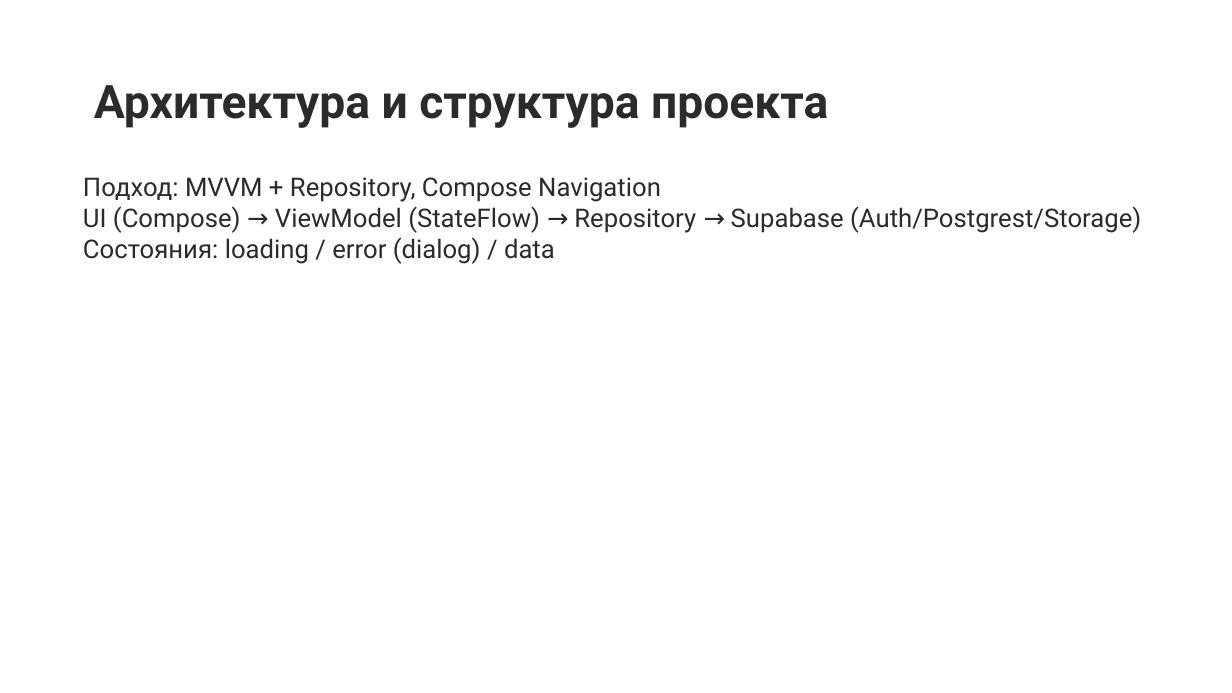
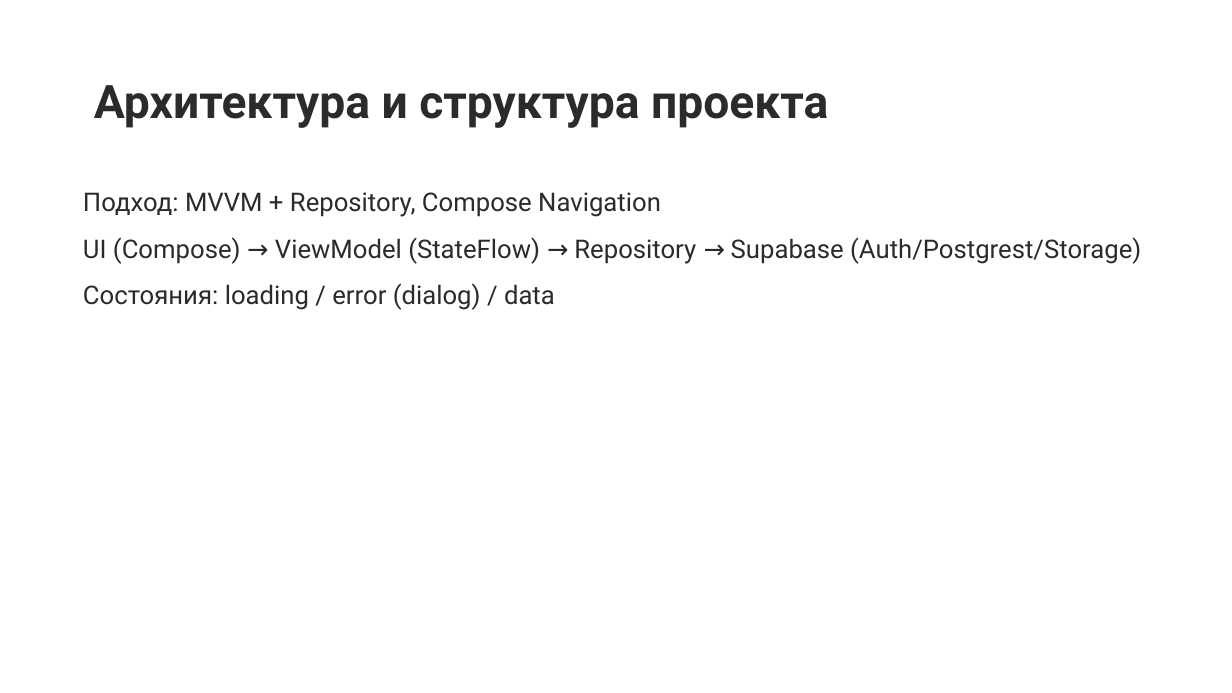
Before and after one commit to parsifal-cxx/store, a slide deck: slide 4 of publication/presentation.pptx. Drawn at 1232x693 pixels with LibreOffice and Linux fonts; fonts in the diff are those of the drawing. Boxes give left, top, right and bottom in pixels: in the first picture for what was removed or moved away, otherwise in the second. Text is boxed around its words. In the diff, an @@ line names an element or a change of style, - is before the commit and + after.

```diff
--- a/publication/presentation.pptx
+++ b/publication/presentation.pptx
@@ text "Подход: MVVM + Repository, Compose ..." at [83,192,1141,310]: line spacing 1 to 1.5 @@
```
Also in this commit, not shown: 6 other slides changed, 26 other files.
